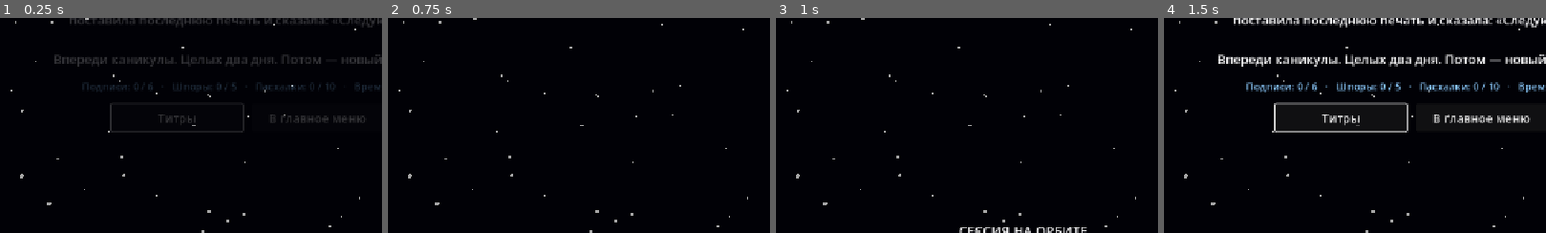
Above: before the commit, frames 1-4 (left to right).
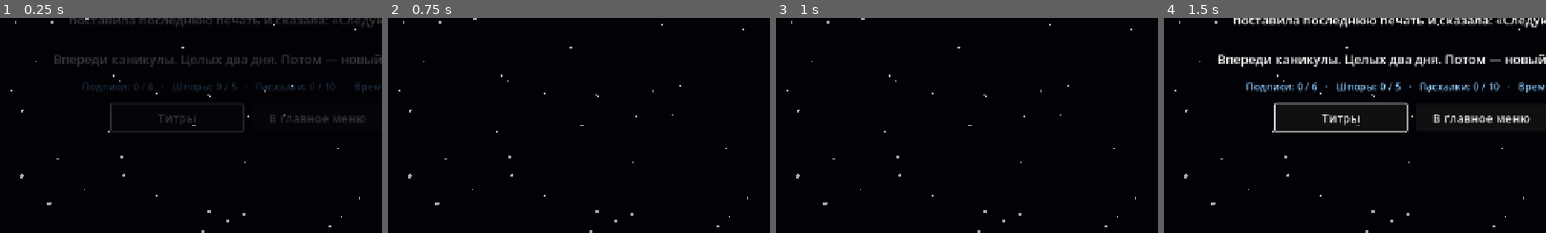
Above: after the commit, the same moments.

Repository: Dunozaurik/SessionOnOrbit
Game: Godot game, scene res://scenes/ui/ending_screen.tscn
Same seed, same stepped clock (60 frames per second), same inputs: the game is played once before the commit and once after it. This scene is started directly instead of the project's main scene.
Inputs:
- Up to frame 1 (0.25 s): no input
- Up to frame 2 (0.75 s): click "Титры" at 0.5 s
- Up to frame 3 (1 s): no input
- Up to frame 4 (1.5 s): click "Назад" at 1.25 s
The pictures show only the part of the screen within x 18-68%, y 50-100%; the shares and areas given below are measured in that part.

Frames 1-2 are identical in both runs. In frame 3, 0.6% of the frame differs, in the area x 48-82%, y 97-100%; in frame 4, nothing differs.

Commit message:
Песня в титрах и выделение заголовков

Diff:
--- a/scenes/ui/ending_screen.tscn
+++ b/scenes/ui/ending_screen.tscn
@@ -117,20 +117,25 @@
 grow_horizontal = 2
 grow_vertical = 2
 
-[node name="Credits" type="Label" parent="CreditsView"]
+[node name="Credits" type="RichTextLabel" parent="CreditsView"]
 unique_name_in_owner = true
+custom_minimum_size = Vector2(800, 0)
 layout_mode = 1
 anchors_preset = 5
 anchor_left = 0.5
 anchor_right = 0.5
 offset_left = -400.0
 offset_right = 400.0
-offset_bottom = 1400.0
+offset_bottom = 10.0
 grow_horizontal = 2
-theme_override_constants/line_spacing = 8
-theme_override_font_sizes/font_size = 22
+mouse_filter = 2
+theme_override_constants/line_separation = 10
+theme_override_font_sizes/normal_font_size = 22
+theme_override_font_sizes/bold_font_size = 22
+bbcode_enabled = true
 text = "Титры"
-horizontal_alignment = 1
+fit_content = true
+scroll_active = false
 autowrap_mode = 3
 
 [node name="BackButton" type="Button" parent="CreditsView"]
--- a/scripts/autoload/music.gd
+++ b/scripts/autoload/music.gd
@@ -34,3 +34,11 @@
 		_tween.kill()
 	_tween = create_tween()
 	_tween.tween_property(_player, "volume_db", target, FADE_TIME)
+
+
+## Плавно приглушить фоновую дорожку до тишины (на время песни в титрах).
+func fade_out(time := 1.5) -> void:
+	if _tween:
+		_tween.kill()
+	_tween = create_tween()
+	_tween.tween_property(_player, "volume_db", -60.0, time)
--- a/scripts/data/endings.gd
+++ b/scripts/data/endings.gd
@@ -1,6 +1,6 @@
 class_name Endings
 
-## Тексты концовок и титров. Порядок в ORDER — номер концовки «N из 5».
+## Тексты концовок и титров. Титры — BBCode (заголовки золотые, по центру). Порядок в ORDER — номер концовки «N из 5».
 ## hint — подсказка в разделе «Концовки» главного меню, пока концовка не открыта.
 
 ## Имя автора для титров.
@@ -36,19 +36,19 @@
 	},
 }
 
-const CREDITS := """СЕССИЯ НА ОРБИТЕ
+const CREDITS := """[center][font_size=42][b][color=#9ad0ff]СЕССИЯ НА ОРБИТЕ[/color][/b][/font_size]
 
-Разработка
+[color=#ffd36b][font_size=27][b]Разработка:[/b][/font_size][/color]
 %s
 
-Движок
+[color=#ffd36b][font_size=27][b]Движок:[/b][/font_size][/color]
 Godot Engine 4
 
-Звуки
-напищал Python. Ни один музыкант не пострадал —
+[color=#ffd36b][font_size=27][b]Звуки и фоновая музыка:[/b][/font_size][/color]
+Написал Python. Ни один музыкант не пострадал —
 их просто не было в бюджете
 
-В ролях
+[color=#ffd36b][font_size=27][b]В ролях:[/b][/font_size][/color]
 Проф. Заглушкин — временно
 Ст. преп. Синтаксисов — и точка с запятой
 Проф. Интегралов — и бутерброд 2019 года
@@ -58,7 +58,13 @@
 Секретарь Справкина — с 14:00 до 14:05
 Студент Петров — набор 1957 года
 
-Особая благодарность
+[color=#ffd36b][font_size=27][b]Песня в титрах:[/b][/font_size][/color]
+«ЛабоДни» — песня про Андрея
+Заказчик и главный критик — Олег Т.
+Исполнитель — Suno: рифмует «сессию» и «депрессию»
+без единой подсказки
+
+[color=#ffd36b][font_size=27][b]Особая благодарность:[/b][/font_size][/color]
 Андрею Лабонину — за вдохновение и за то, что однажды он всё-таки доедет
 Ярику и Косте — за пакеты из «Вкусно и точка»
 Пятой чашке кофе — за всё
@@ -66,4 +72,4 @@
 Ни один студент не пострадал.
 Кроме тех, кто сдавал БЖД.
 
-Спасибо за игру!"""
+[font_size=30][b]Спасибо за игру![/b][/font_size][/center]"""
--- a/scripts/ui/ending_screen.gd
+++ b/scripts/ui/ending_screen.gd
@@ -4,13 +4,22 @@
 ## Какая концовка — берётся из GameState.ending_id (см. Endings).
 
 const MAIN_MENU := "res://scenes/ui/main_menu.tscn"
-const CREDITS_SPEED := 45.0
+const CREDITS_TRACK := "res://assets/audio/music/labodni2.mp3"
+## Скорость прокрутки титров, px/с. Песня длится дольше титров: когда они дошли до конца,
+## последняя строка остаётся на экране, пока песня не доиграет (или не нажали «Назад»).
+const CREDITS_SPEED := 20.0
+## На какой высоте экрана (доля от верха) последняя строка останавливается.
+const END_SCREEN_FRACTION := 0.4
+
+var _scroll_target_y := 0.0
+var _track: AudioStreamPlayer
+var _fade_tween: Tween
 
 var _scrolling := false
 
 @onready var _page: Control = %Page
 @onready var _credits_view: Control = %CreditsView
-@onready var _credits: Label = %Credits
+@onready var _credits: RichTextLabel = %Credits
 
 
 func _ready() -> void:
@@ -27,6 +36,11 @@
 		GameState.easter_eggs.size(), GameState.EASTER_EGGS.size(),
 		GameState.play_time_text()]
 	_credits.text = Endings.CREDITS % Endings.AUTHOR
+	_track = AudioStreamPlayer.new()
+	_track.bus = Settings.MUSIC_BUS
+	_track.stream = load(CREDITS_TRACK)
+	_track.finished.connect(_on_track_finished)
+	add_child(_track)
 	_credits_view.hide()
 	%CreditsButton.pressed.connect(_show_credits)
 	%MenuButton.pressed.connect(_to_menu)
@@ -41,25 +55,52 @@
 func _process(delta: float) -> void:
 	if not _scrolling:
 		return
-	_credits.position.y -= CREDITS_SPEED * delta
-	if _credits.position.y + _credits.size.y < 0.0:
-		_hide_credits()
+	_credits.position.y = maxf(_credits.position.y - CREDITS_SPEED * delta, _scroll_target_y)
 
 
 func _show_credits() -> void:
 	_page.hide()
 	_credits_view.show()
-	_credits.position.y = _credits_view.size.y
+	_start_credits_track()
 	_scrolling = true
 	%BackButton.grab_focus()
 
 
+## Запускает песню и титры: последняя строка встаёт посреди экрана и ждёт конца песни.
+func _start_credits_track() -> void:
+	Music.fade_out(1.5)
+	_credits.reset_size()
+	var view_h := _credits_view.size.y
+	_credits.position.y = view_h
+	_scroll_target_y = view_h * END_SCREEN_FRACTION - _credits.size.y
+	_track.volume_db = 0.0
+	_track.play()
+
+
+func _stop_credits_track(fade_time := 0.8) -> void:
+	if _fade_tween:
+		_fade_tween.kill()
+	if not _track.playing:
+		return
+	_fade_tween = create_tween()
+	_fade_tween.tween_property(_track, "volume_db", -60.0, fade_time)
+	_fade_tween.tween_callback(_track.stop)
+
+
+func _on_track_finished() -> void:
+	if _scrolling:
+		_hide_credits()
+
+
 func _hide_credits() -> void:
 	_scrolling = false
+	_stop_credits_track()
+	Music.set_menu_mode(false)
 	_credits_view.hide()
 	_page.show()
 	%CreditsButton.grab_focus()
 
 
 func _to_menu() -> void:
+	_stop_credits_track(0.3)
 	Transition.go(MAIN_MENU)
Not shown, added: assets/audio/music/labodni2.mp3.import
Not shown, changed: ASSETS.md
Not shown, added: assets/audio/music/labodni2.mp3
Not shown, changed: docs/HANDOFF.md
